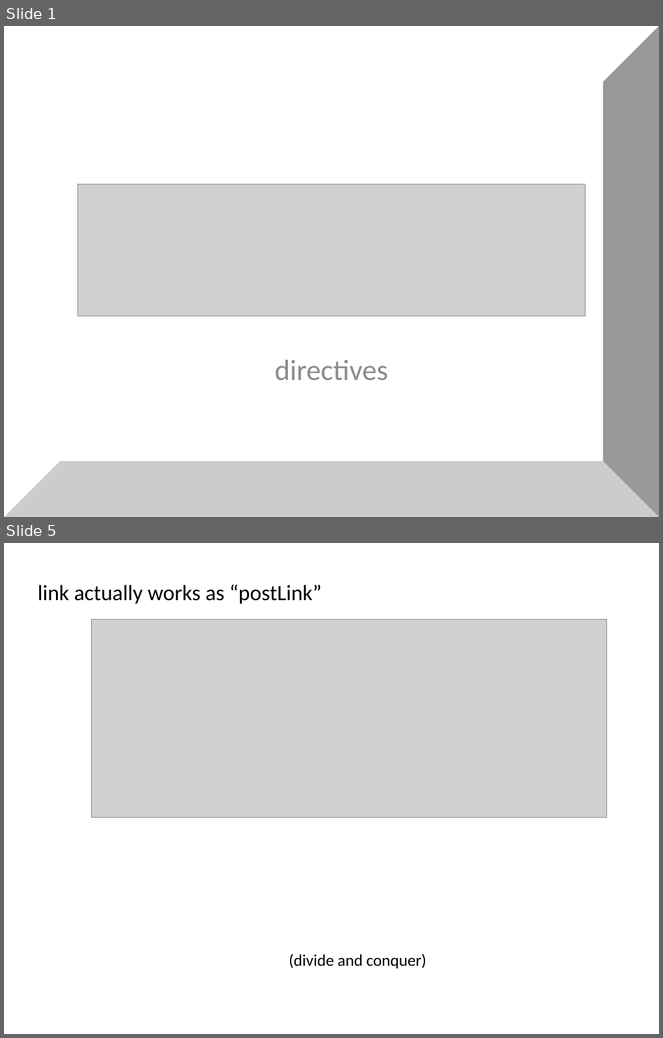
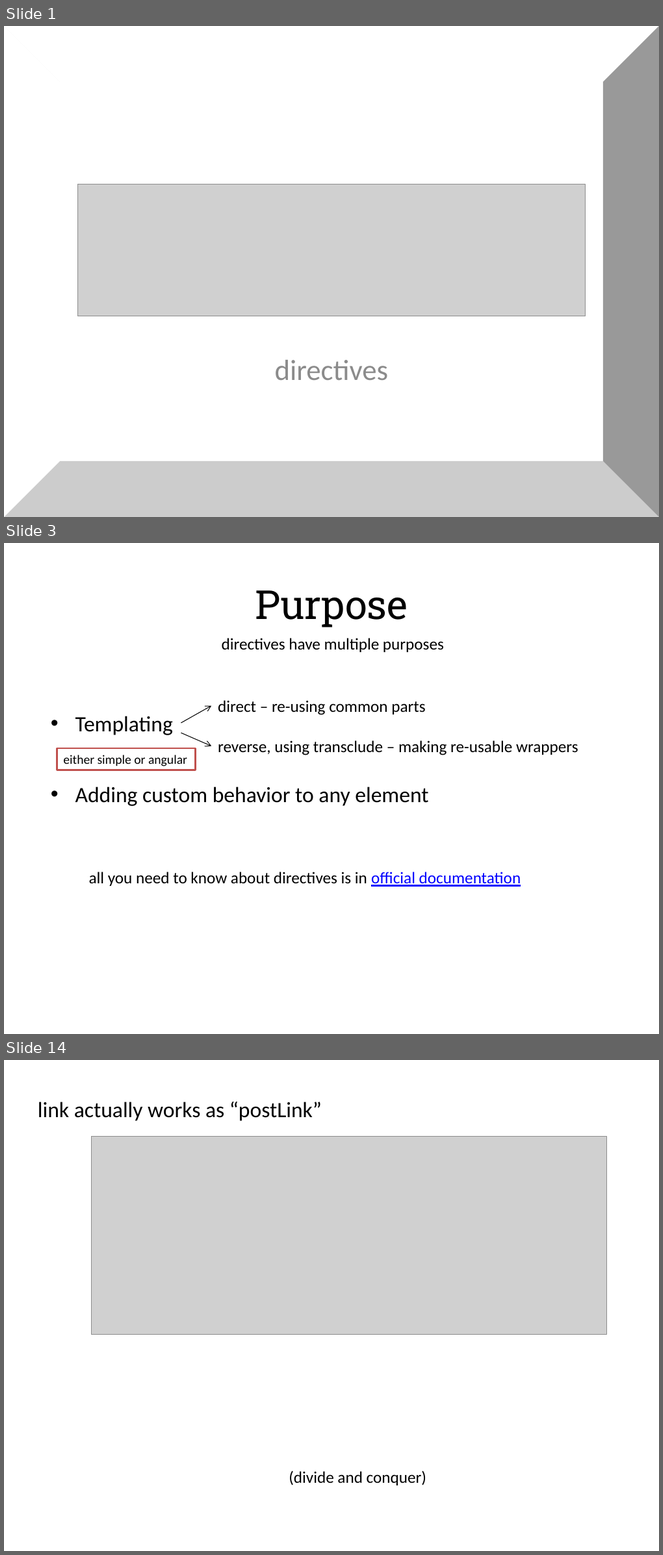
Before and after one commit to alexeymatveevp/angularjs-course, a slide deck: docs/03_directives.pptx. Shown one above the other, each under a label of ours: slides 1 and 5 before the commit, slides 1, 3 and 14 after it; the slides between them are not shown. The pictures are 663x1038 and 663x1555 pixels, drawn with LibreOffice and Linux fonts; fonts in the diff are those of the drawing; grey boxes stand for pictures. Boxes give left, top, right and bottom in pixels: in the first picture for what was removed or moved away, otherwise in the second. Text is boxed around its words. In the diff, an @@ line names an element or a change of style, - is before the commit and + after.

```diff
--- a/docs/03_directives.pptx
+++ b/docs/03_directives.pptx
@@ slide 3 added at (x1=4, y1=543, x2=659, y2=1034), background #FFFFFF @@
@@ title added at (x1=255, y1=590, x2=408, y2=627), 44 pt, text #000000 @@
+Purpose
@@ text added at (x1=222, y1=638, x2=444, y2=652), 18 pt, text #000000 @@
+directives have multiple purposes
@@ text added at (x1=76, y1=716, x2=173, y2=735), 24 pt, text #000000 @@
+• Templating
@@ arrow added from (181, 723) to (212, 706), #000000 0.75 pt @@
@@ text added at (x1=218, y1=700, x2=425, y2=715), 18 pt, text #000000 @@
+direct – re-using common parts
@@ arrow added from (181, 733) to (212, 746), #000000 0.75 pt @@
@@ rectangle added at (x1=57, y1=749, x2=195, y2=771), fill #FFFFFF, outline #C0504D 2 pt, 14 pt, text #000000 @@
+either simple or angular
@@ text added at (x1=218, y1=741, x2=579, y2=756), 18 pt, text #000000 @@
+reverse, using transclude – making re-usable wrappers
@@ text added at (x1=76, y1=787, x2=428, y2=806), 24 pt, text #000000 @@
+• Adding custom behavior to any element
@@ text added at (x1=89, y1=872, x2=521, y2=887), 18 pt, text #000000 @@
+all you need to know about directives is in official documentation
@@ what was slide 5 is now slide 14 @@
```
Also in this commit, not shown: 2 slides changed, 9 other slides added, 2 slides removed, 20 other files.
